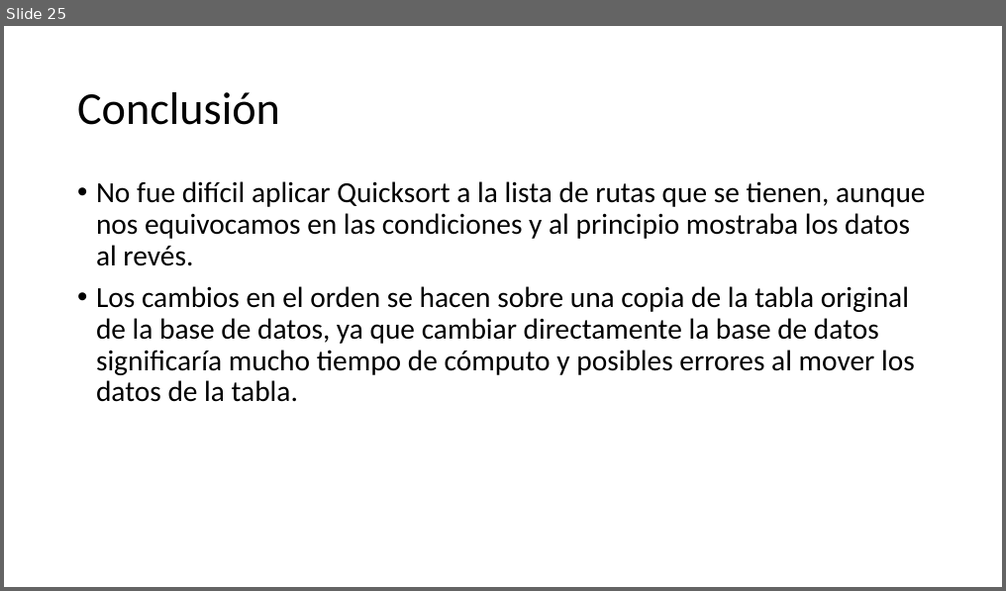
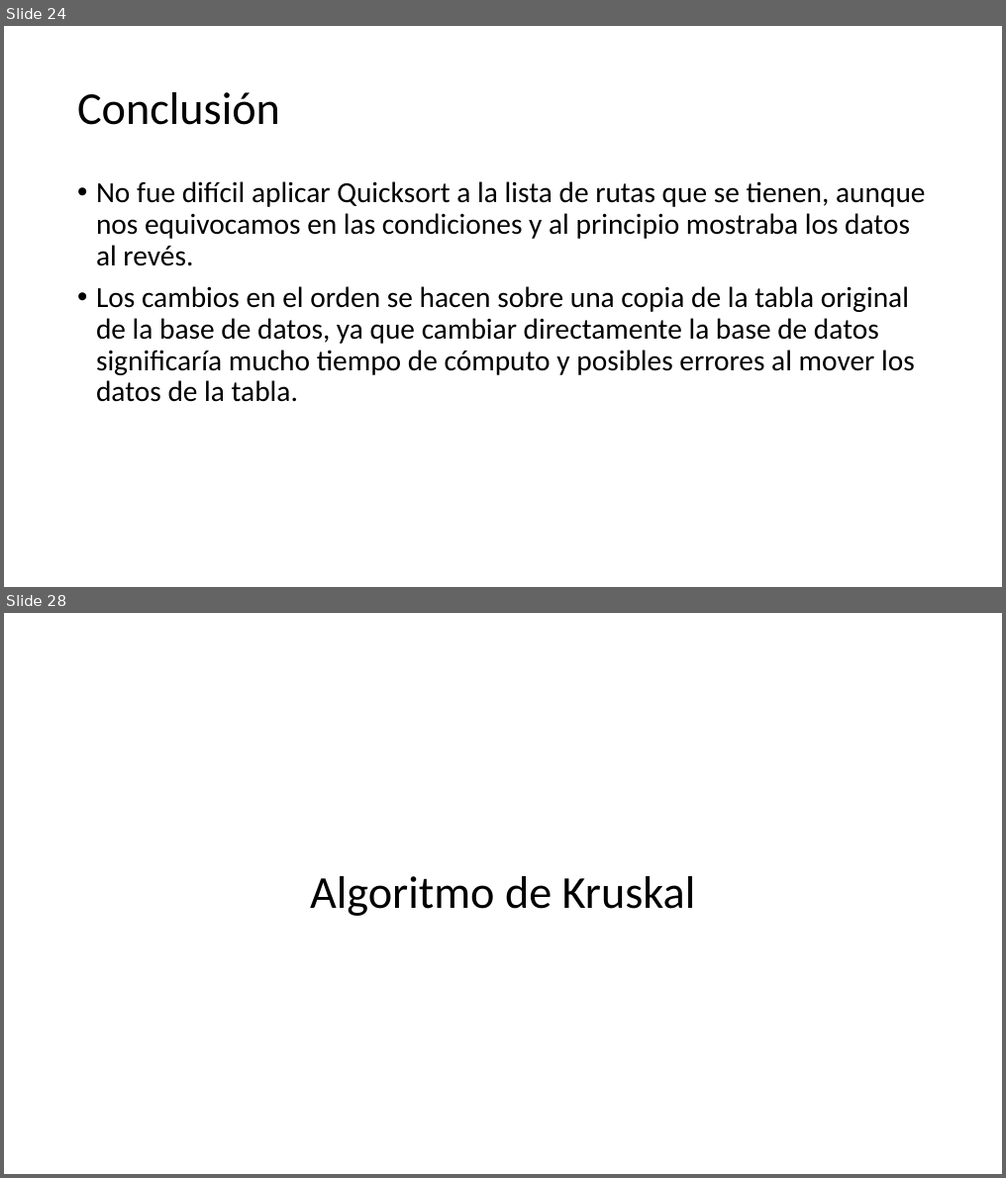
Before and after one commit to purrtgam/MiBicic-Project, a slide deck: Manual de proyecto.pptx. Shown one above the other, each under a label of ours: slide 25 before the commit, slides 24 and 28 after it; the slides between them are not shown. The pictures are 1006x591 and 1006x1178 pixels, drawn with LibreOffice and Linux fonts; fonts in the diff are those of the drawing. Boxes give left, top, right and bottom in pixels: in the first picture for what was removed or moved away, otherwise in the second. Text is boxed around its words. In the diff, an @@ line names an element or a change of style, - is before the commit and + after.

```diff
--- a/Manual de proyecto.pptx
+++ b/Manual de proyecto.pptx
@@ slide 28 added at <box>4,613,1002,1174</box>, background #FFFFFF @@
@@ title added at <box>310,876,696,916</box>, 69.3 pt, text #000000 @@
+Algoritmo de Kruskal
@@ what was slide 25 is now slide 24 @@
```
Also in this commit, not shown: 1 slide changed, 8 other slides added, 1 other file.
